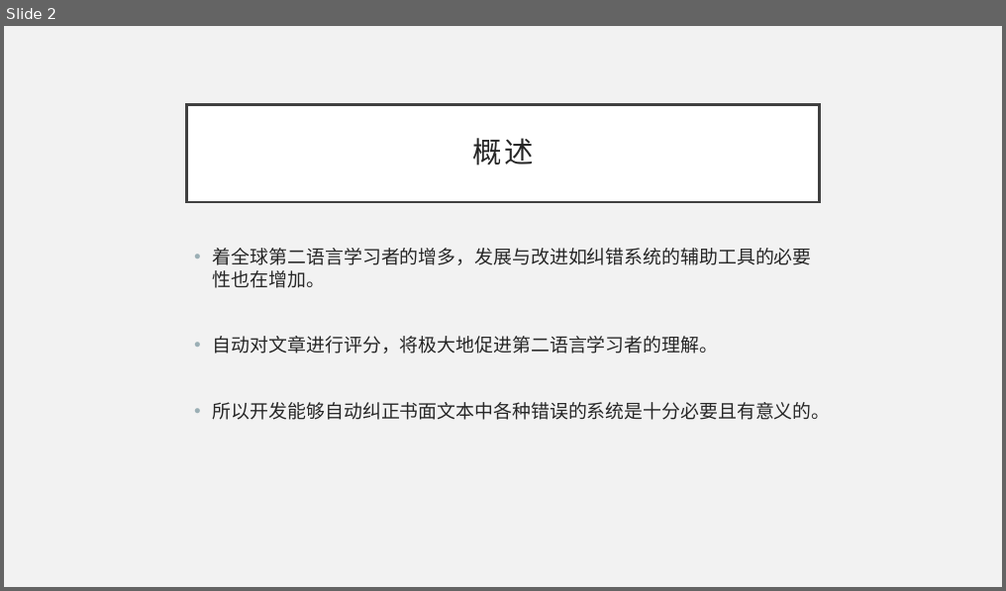
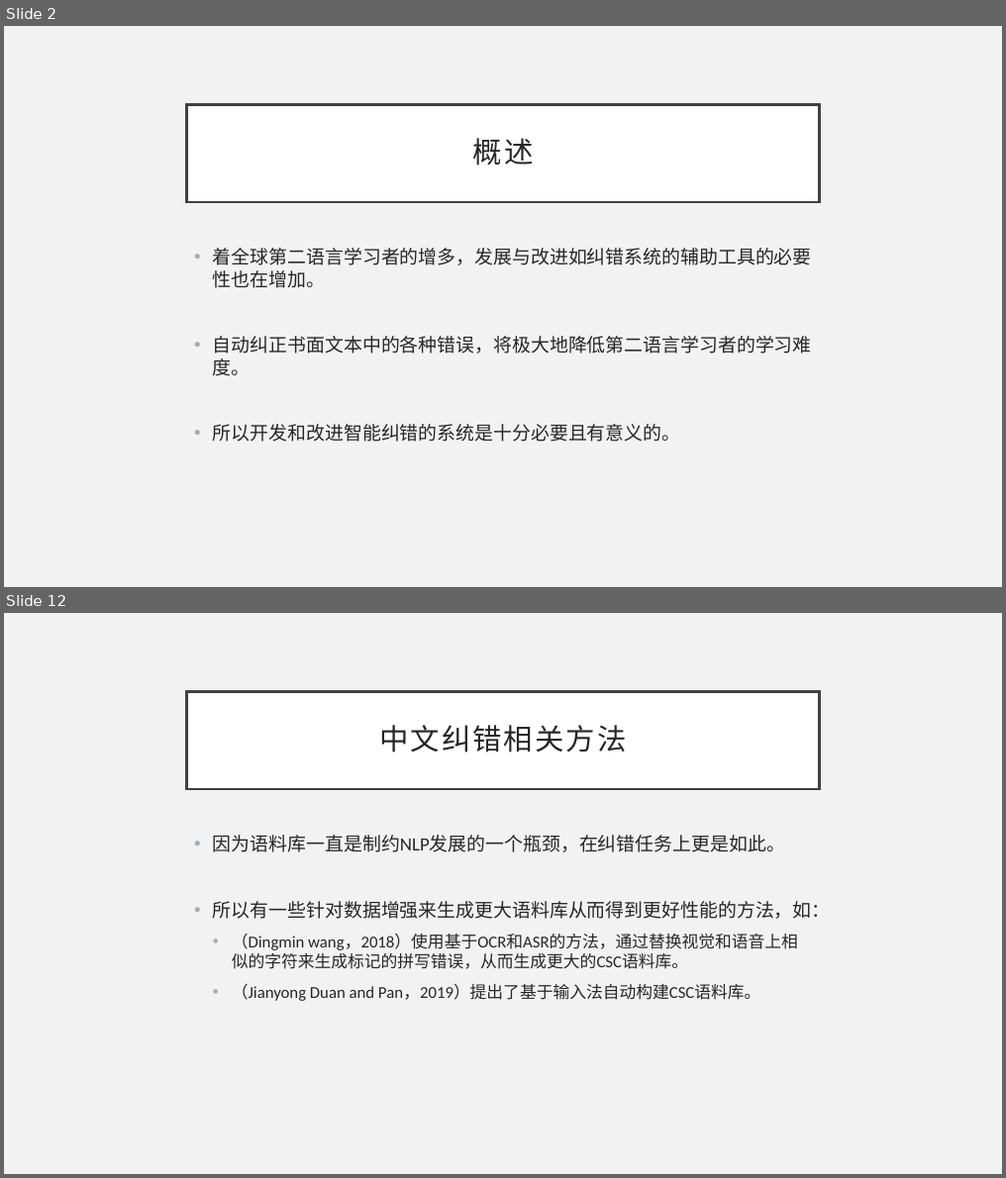
Before and after one commit to li-aolong/li-aolong.github.io, a slide deck: 北理东南研究院相关/报告-李英豪.pptx. Shown one above the other, each under a label of ours: slide 2 before the commit, slides 2 and 12 after it; the slides between them are not shown. The pictures are 1006x591 and 1006x1178 pixels, drawn with LibreOffice and Linux fonts; fonts in the diff are those of the drawing. Boxes give left, top, right and bottom in pixels: in the first picture for what was removed or moved away, otherwise in the second. Text is boxed around its words. In the diff, an @@ line names an element or a change of style, - is before the commit and + after.

```diff
--- a/北理东南研究院相关/报告-李英豪.pptx
+++ b/北理东南研究院相关/报告-李英豪.pptx
@@ slide 12 added at bbox=[4, 613, 1002, 1174], background #F2F2F2 @@
@@ title added at bbox=[187, 691, 819, 789], fill #FFFFFF, outline #404040 2.5 pt, 28 pt, text #262626 @@
+中文纠错相关方法
@@ text added at bbox=[213, 835, 831, 1001], 16 pt, text #262626 @@
+• 因为语料库一直是制约NLP发展的一个瓶颈，在纠错任务上更是如此。
+• 所以有一些针对数据增强来生成更大语料库从而得到更好性能的方法，如：
+  • （Dingmin wang，2018）使用基于OCR和ASR的方法，通过替换视觉和语音上相似的字符来生成标记的拼写错误，从而生成更大的CSC语料库。
+  • （Jianyong Duan and Pan，2019）提出了基于输入法自动构建CSC语料库。
@@ slide 2 changed as well @@
@@ text at bbox=[213, 336, 812, 442]: text changed @@
-• 自动对文章进行评分，将极大地促进第二语言学习者的理解。
-• 所以开发能够自动纠正书面文本中各种错误的系统是十分必要且有意义的。
+• 自动纠正书面文本中的各种错误，将极大地降低第二语言学习者的学习难度。
+• 所以开发和改进智能纠错的系统是十分必要且有意义的。
```
Also in this commit, not shown: 1 other slide changed, 11 other slides added, 1 slide removed.
